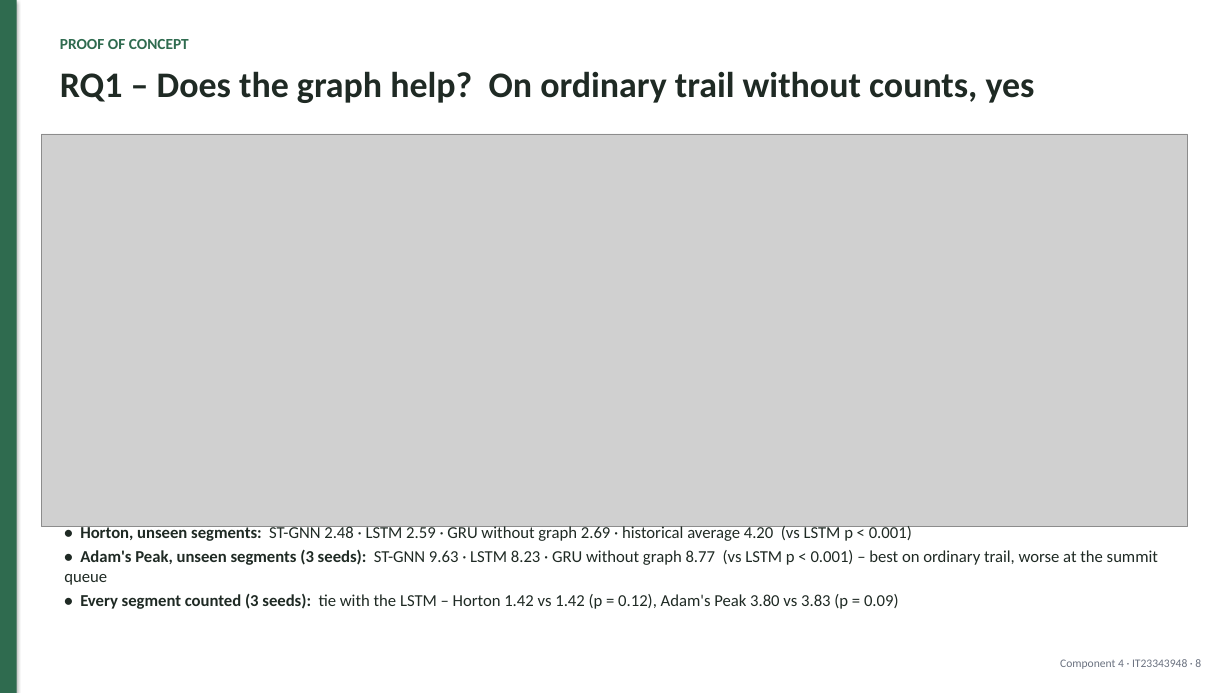
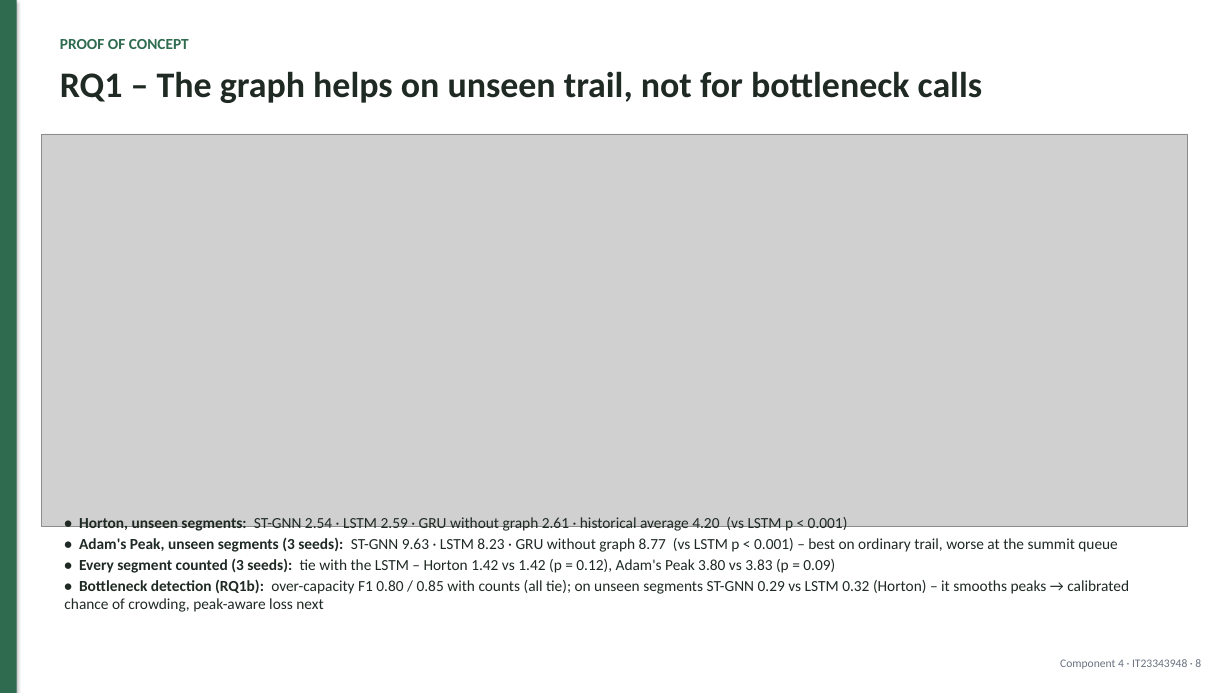
Before and after one commit to mirshadahamed/Decentralized-Hiking-AI, a slide deck: slide 8 of research/component_4/docs/slides/PP1_Component4.pptx. Drawn at 1232x693 pixels with LibreOffice and Linux fonts; fonts in the diff are those of the drawing; grey boxes stand for pictures. Boxes give left, top, right and bottom in pixels: in the first picture for what was removed or moved away, otherwise in the second. Text is boxed around its words. In the diff, an @@ line names an element or a change of style, - is before the commit and + after.

Commit message:
PP1 slides, guide, Q&A, design, requirements and model card; old plans archived

```diff
--- a/research/component_4/docs/slides/PP1_Component4.pptx
+++ b/research/component_4/docs/slides/PP1_Component4.pptx
@@ text at <box>60,71,982,103</box>: text changed @@
-RQ1 – Does the graph help? On ordinary trail without counts, yes
+RQ1 – The graph helps on unseen trail, not for bottleneck calls
@@ text "• Horton, unseen segments: ST-GNN ...": place and size @@
-text "• Horton, unseen segments: ST-GNN ..." at <box>64,525,1158,609</box>
+text "• Horton, unseen segments: ST-GNN ..." at <box>64,517,1129,612</box>
@@ text at <box>79,517,848,532</box>: text changed; size 13 to 12 pt @@
-• Horton, unseen segments: ST-GNN 2.48 · LSTM 2.59 · GRU without graph 2.69 · historical average 4.20 (vs LSTM p < 0.001)
+• Horton, unseen segments: ST-GNN 2.54 · LSTM 2.59 · GRU without graph 2.61 · historical average 4.20 (vs LSTM p < 0.001)
@@ text at <box>79,537,1118,573</box>: size 13 to 12 pt in "• Adam's Peak, unseen segments (3 seeds): ...", "• Every segment counted (3 seeds): tie ..."; less space between paragraphs @@
@@ text at <box>64,579,1129,612</box>: paragraph added @@
+• Bottleneck detection (RQ1b): over-capacity F1 0.80 / 0.85 with counts (all tie); on unseen segments ST-GNN 0.29 vs LSTM 0.32 (Horton) – it smooths peaks → calibrated chance of crowding, peak-aware loss next
```
Also in this commit, not shown: 23 other slides changed, 4 slides added, 27 other files.
